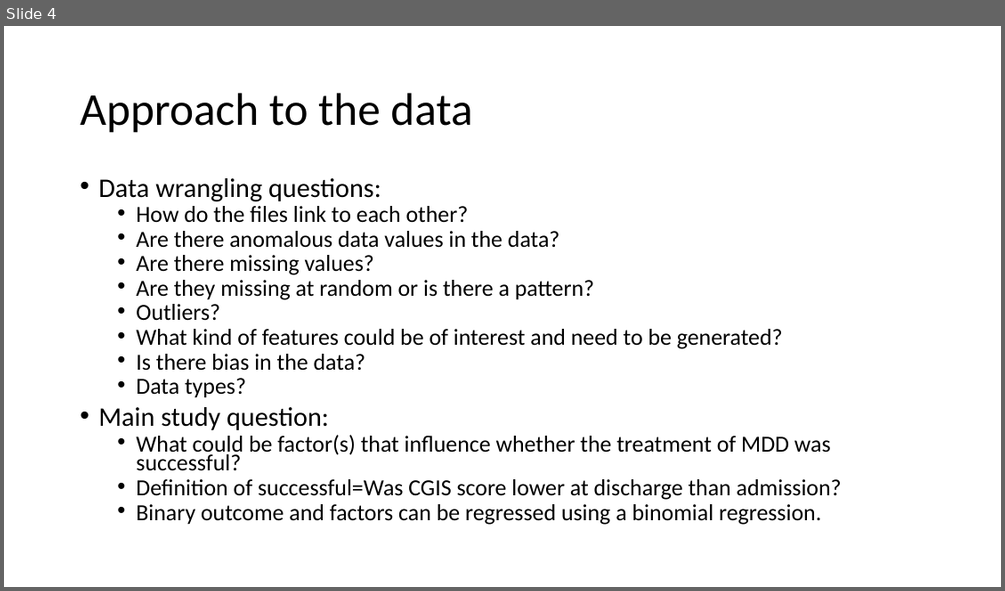
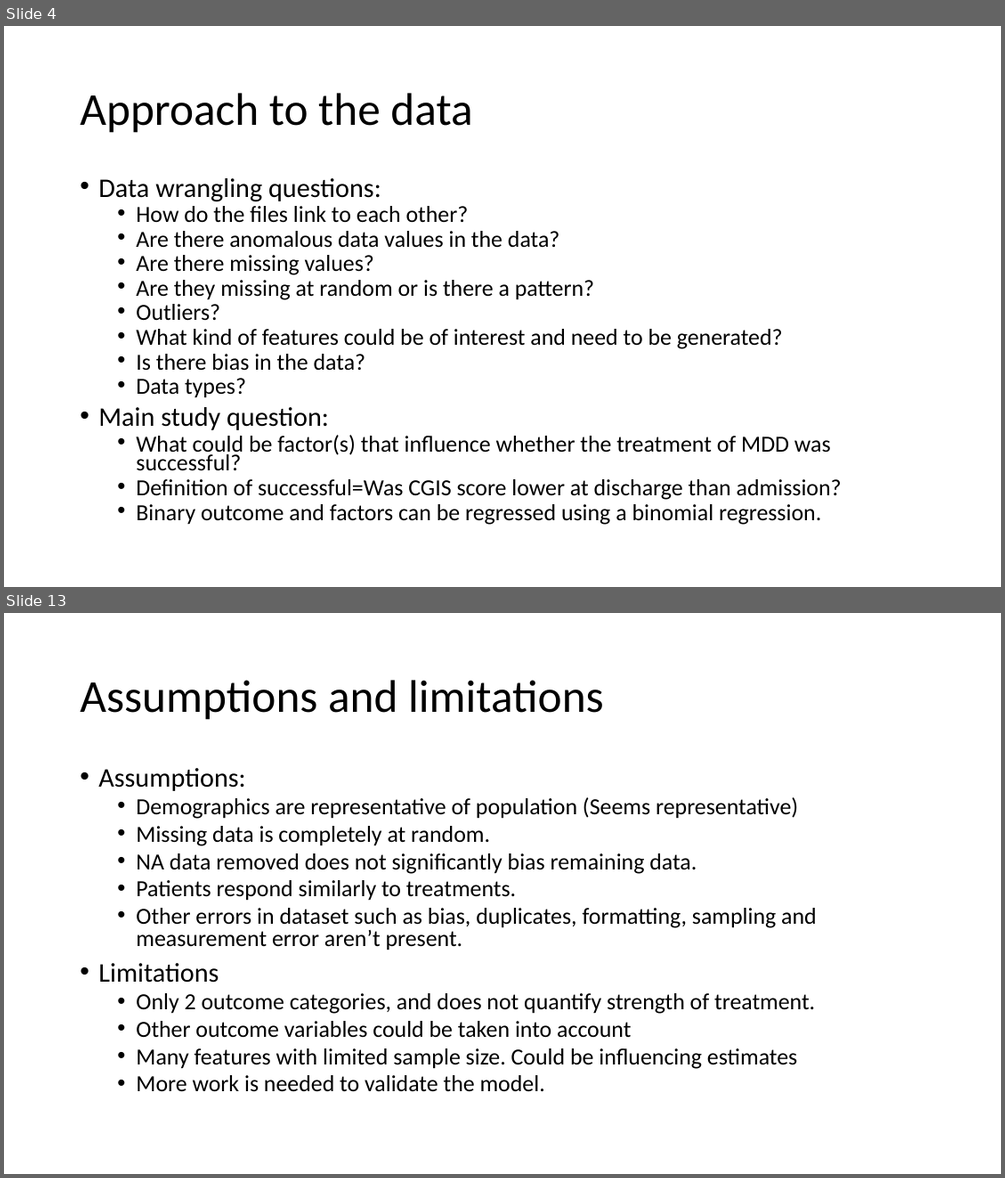
Before and after one commit to Seantok1990/rwe_tech_assignment, a slide deck: Presentation for Holmusk.pptx. Shown one above the other, each under a label of ours: slide 4 before the commit, slides 4 and 13 after it; the slides between them are not shown. The pictures are 1005x591 and 1005x1178 pixels, drawn with LibreOffice and Linux fonts; fonts in the diff are those of the drawing. Boxes give left, top, right and bottom in pixels: in the first picture for what was removed or moved away, otherwise in the second. Text is boxed around its words. In the diff, an @@ line names an element or a change of style, - is before the commit and + after.

```diff
--- a/Presentation for Holmusk.pptx
+++ b/Presentation for Holmusk.pptx
@@ slide 13 added at [4, 613, 1001, 1174], background #FFFFFF @@
@@ title added at [80, 680, 604, 720], 44 pt, text #000000 @@
+Assumptions and limitations
@@ text added at [98, 768, 817, 1091], 22.2 pt, text #000000 @@
+• Assumptions:
+  • Demographics are representative of population (Seems representative)
+  • Missing data is completely at random.
+  • NA data removed does not significantly bias remaining data.
+  • Patients respond similarly to treatments.
+  • Other errors in dataset such as bias, duplicates, formatting, sampling and measurement error aren’t present.
+• Limitations
+  • Only 2 outcome categories, and does not quantify strength of treatment.
+  • Other outcome variables could be taken into account
+  • Many features with limited sample size. Could be influencing estimates
+  • More work is needed to validate the model.
```
Also in this commit, not shown: 3 slides changed, 7 other slides added, 1 slide removed, 1 other file.
